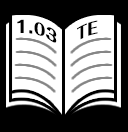
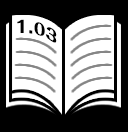
Comparing the layer stacks of the two 128x132 images. Changes:
hid "TE" over [77, 20, 98, 40]
showed "Layer 10 copy 4" over [70, 24, 112, 41]
